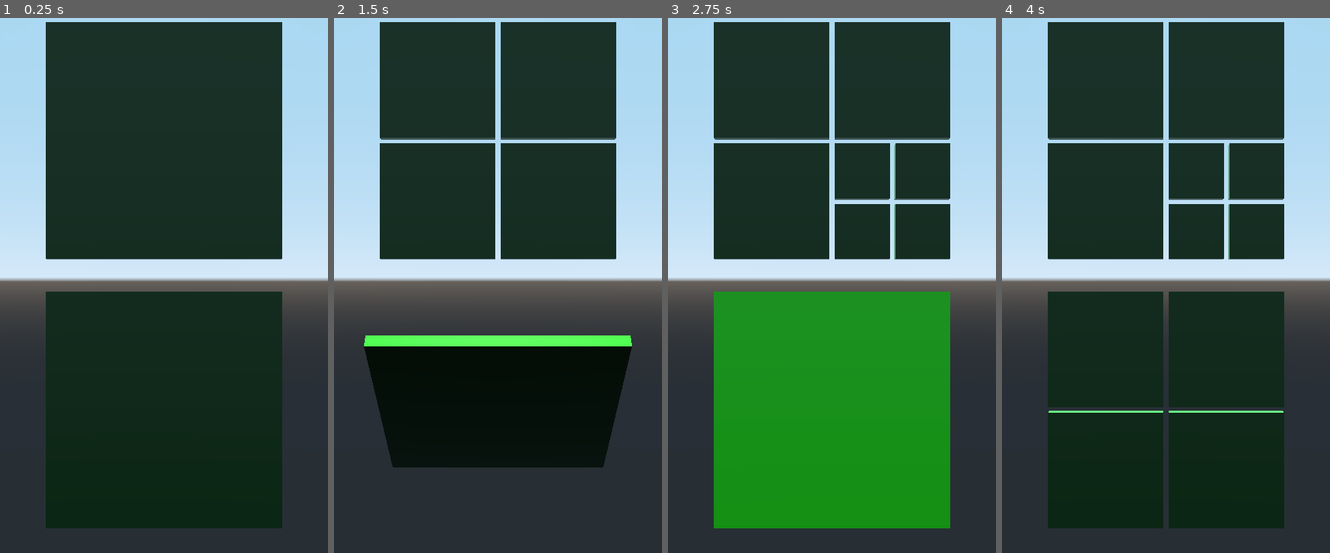
Above: before the commit, frames 1-4 (left to right).
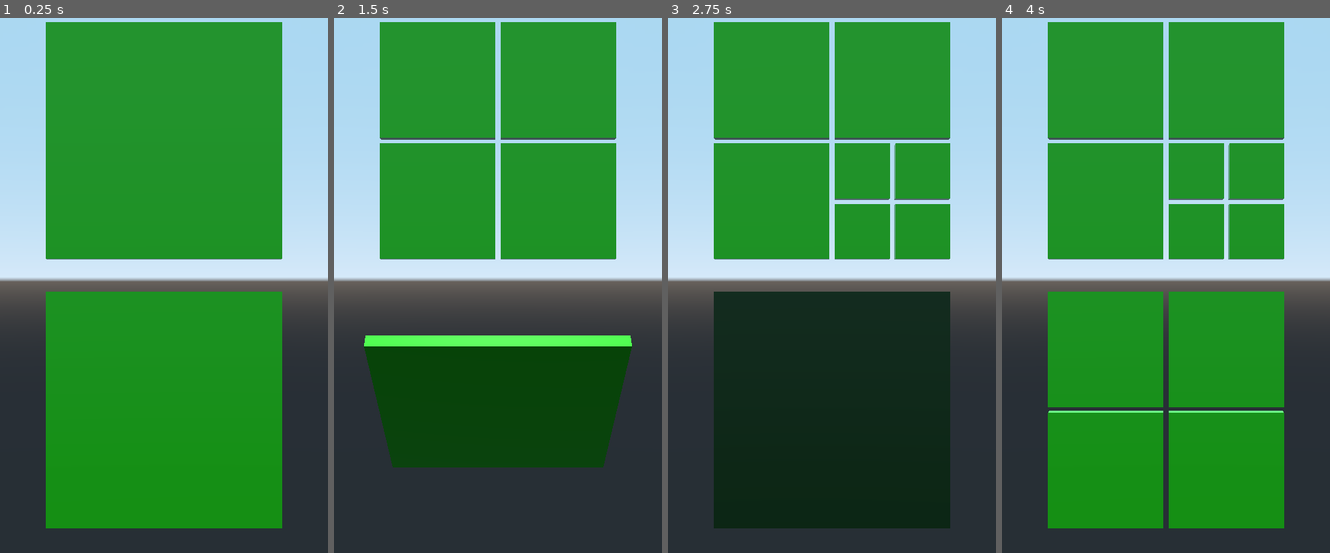
Above: after the commit, the same moments.

Repository: bentles/Tetra
Game: Godot game, scene res://Game.tscn
The game is run twice, just before and just after one commit, with the same random seed, the same clock (stepped at 60 frames per second) and the same inputs.
Inputs (mouse positions are in pixels of both pictures, inside the frame that each line leads up to):
- Up to frame 1 (0.25 s): no input
- Up to frame 2 (1.5 s): tap Enter at 0.5 s; move the mouse to (570, 253) at 0.52 s; click (570, 253) at 0.67 s; tap Space at 1.25 s; drag from (432, 306) to (481, 387) at 1.27 s
- Up to frame 3 (2.75 s): tap Enter at 2 s; move the mouse to (864, 157) at 2.02 s; click (864, 157) at 2.17 s
- Up to frame 4 (4 s): tap Space at 2.75 s; drag from (1149, 387) to (1067, 199) at 2.77 s; tap Enter at 3.5 s; move the mouse to (1264, 360) at 3.52 s; click (1264, 360) at 3.67 s

The runs differ from the first frame. In frame 1, 64% of the frame differs, in the area x 13-87%, y 0-96%; in frame 2, 47%; in frame 3, 62%; in frame 4, 60%.

Commit message:
rotation now global. local rotation was doing my head in... flipped + flipped = unflipped?

Diff:
--- a/Tetra/Tetra.gd
+++ b/Tetra/Tetra.gd
@@ -6,6 +6,9 @@
 var children: Array
 var to_middle: Vector2
 var depth = 0
+
+onready var flip_animation: AnimationPlayer = $FlipAnimation
+onready var merge_animation: AnimationPlayer = $MergeAnimation
 
 const gap = 0.06
 var scale_revert = 1
@@ -43,14 +46,18 @@
 
 	flipping = true
 	if (drag < 0):
-		$AnimationPlayer.play_backwards("flip" if flipped else "flip2")
+		flip_animation.play_backwards("flip" if flipped else "flip2")
 	else:
-		$AnimationPlayer.play("flip2" if flipped else "flip")
+		flip_animation.play("flip2" if flipped else "flip")
 	flipped = !flipped
 
-func instant_flip():
-	$AnimationPlayer.play("flip", -1, 20)
+func set_flipped():
+	flip_animation.play("flipped")
 	flipped = true
+
+func set_unflipped():
+	flip_animation.play("unflipped")
+	flipped = false
 
 func split():
 	_merge_stop()
@@ -61,6 +68,8 @@
 	$TetraBody.hide()
 	for child in children:
 		add_child(child)
+		if flipped:
+			child.set_flipped()
 
 func merge_parent():
 	_merge_stop(true)
@@ -72,19 +81,21 @@
 	$TetraBody.show()
 	delete_children()
 	create_children()
-	if (is_flipped != flipped):
-		instant_flip()
+	if is_flipped:
+		set_flipped()
+	else:
+		set_unflipped()
 
-func merge_animation_start():
-	$MergeAnimation.play("merge")
+func merge_animation_start(child_flipped: bool):
+	merge_animation.play("merge_flipped" if child_flipped else "merge")
 
-func merge_animation_rewind():
-	if $MergeAnimation.is_playing():
-		$MergeAnimation.stop(false)
-		$MergeAnimation.play_backwards("merge")
+func merge_animation_rewind(child_flipped: bool):
+	if merge_animation.is_playing() || merge_animation:
+		merge_animation.stop(false)
+		merge_animation.play_backwards("merge_flipped" if child_flipped else "merge")
 
 func merge_animation_stop():
-	$MergeAnimation.play("RESET")
+	merge_animation.play("RESET")
 
 # Called every frame. 'delta' is the elapsed time since the previous frame.
 func _process(delta):
@@ -111,7 +122,7 @@
 func _merge_start():
 	$LongPressTimer.start()
 	if depth > 0:
-		get_parent().merge_animation_start()
+		get_parent().merge_animation_start(flipped)
 		pass
 
 func _merge_stop(fast = false):
@@ -119,7 +130,7 @@
 		if fast:
 			get_parent().merge_animation_stop()
 		else:
-			get_parent().merge_animation_rewind()
+			get_parent().merge_animation_rewind(flipped)
 
 func _on_AnimationPlayer_animation_finished(anim_name):
 	if (anim_name == "flip" || anim_name == "flip2"):
@@ -131,6 +142,5 @@
 	if depth > 0:
 		pass
 
-
 func _on_TetraBody_mouse_exited():
 	_merge_stop()
--- a/Tetra/Tetra.tscn
+++ b/Tetra/Tetra.tscn
@@ -1,14 +1,14 @@
-[gd_scene load_steps=9 format=2]
+[gd_scene load_steps=12 format=2]
 
 [ext_resource path="res://Tetra/Tetra.gd" type="Script" id=1]
 [ext_resource path="res://Tetra/tetra.glb" type="PackedScene" id=2]
 
 [sub_resource type="BoxShape" id=4]
 
-[sub_resource type="Animation" id=2]
-length = 0.001
-tracks/0/type = "value"
-tracks/0/path = NodePath("..:rotation_degrees")
+[sub_resource type="Animation" id=13]
+length = 0.001
+tracks/0/type = "value"
+tracks/0/path = NodePath(".:rotation_degrees")
 tracks/0/interp = 1
 tracks/0/loop_wrap = true
 tracks/0/imported = false
@@ -24,7 +24,7 @@
 resource_name = "flip"
 length = 0.3
 tracks/0/type = "value"
-tracks/0/path = NodePath("..:rotation_degrees")
+tracks/0/path = NodePath(".:rotation_degrees")
 tracks/0/interp = 1
 tracks/0/loop_wrap = true
 tracks/0/imported = false
@@ -40,7 +40,7 @@
 resource_name = "flip2"
 length = 0.3
 tracks/0/type = "value"
-tracks/0/path = NodePath("..:rotation_degrees")
+tracks/0/path = NodePath(".:rotation_degrees")
 tracks/0/interp = 1
 tracks/0/loop_wrap = true
 tracks/0/imported = false
@@ -50,6 +50,38 @@
 "transitions": PoolRealArray( 1, 1 ),
 "update": 0,
 "values": [ Vector3( 180, 0, 0 ), Vector3( 0, 0, 0 ) ]
+}
+
+[sub_resource type="Animation" id=12]
+resource_name = "flipped"
+length = 0.001
+tracks/0/type = "value"
+tracks/0/path = NodePath(".:rotation_degrees")
+tracks/0/interp = 1
+tracks/0/loop_wrap = true
+tracks/0/imported = false
+tracks/0/enabled = true
+tracks/0/keys = {
+"times": PoolRealArray( 0 ),
+"transitions": PoolRealArray( 1 ),
+"update": 0,
+"values": [ Vector3( -180, 0, 0 ) ]
+}
+
+[sub_resource type="Animation" id=2]
+resource_name = "unflipped"
+length = 0.001
+tracks/0/type = "value"
+tracks/0/path = NodePath(".:rotation_degrees")
+tracks/0/interp = 1
+tracks/0/loop_wrap = true
+tracks/0/imported = false
+tracks/0/enabled = true
+tracks/0/keys = {
+"times": PoolRealArray( 0 ),
+"transitions": PoolRealArray( 1 ),
+"update": 0,
+"values": [ Vector3( 0, 0, 0 ) ]
 }
 
 [sub_resource type="Animation" id=6]
@@ -77,6 +109,18 @@
 "transitions": PoolRealArray( 1 ),
 "update": 1,
 "values": [ false ]
+}
+tracks/2/type = "value"
+tracks/2/path = NodePath("../MergeMesh:rotation_degrees")
+tracks/2/interp = 1
+tracks/2/loop_wrap = true
+tracks/2/imported = false
+tracks/2/enabled = true
+tracks/2/keys = {
+"times": PoolRealArray( 0 ),
+"transitions": PoolRealArray( 1 ),
+"update": 0,
+"values": [ Vector3( 180, 0, 0 ) ]
 }
 
 [sub_resource type="Animation" id=9]
@@ -106,6 +150,58 @@
 "update": 1,
 "values": [ false, true ]
 }
+tracks/2/type = "value"
+tracks/2/path = NodePath("../MergeMesh:rotation_degrees")
+tracks/2/interp = 1
+tracks/2/loop_wrap = true
+tracks/2/imported = false
+tracks/2/enabled = true
+tracks/2/keys = {
+"times": PoolRealArray( 0, 0.4 ),
+"transitions": PoolRealArray( 1, 1 ),
+"update": 0,
+"values": [ Vector3( 180, 0, 0 ), Vector3( 180, 0, 0 ) ]
+}
+
+[sub_resource type="Animation" id=14]
+resource_name = "merge_flipped"
+length = 0.4
+tracks/0/type = "value"
+tracks/0/path = NodePath("../MergeMesh:scale")
+tracks/0/interp = 1
+tracks/0/loop_wrap = true
+tracks/0/imported = false
+tracks/0/enabled = true
+tracks/0/keys = {
+"times": PoolRealArray( 0.1, 0.3, 0.4 ),
+"transitions": PoolRealArray( 1, 1, 1 ),
+"update": 0,
+"values": [ Vector3( 0, 0, 0.125 ), Vector3( 0.5, 0.5, 0.125 ), Vector3( 0.55, 0.55, 0.125 ) ]
+}
+tracks/1/type = "value"
+tracks/1/path = NodePath("../MergeMesh:visible")
+tracks/1/interp = 1
+tracks/1/loop_wrap = true
+tracks/1/imported = false
+tracks/1/enabled = true
+tracks/1/keys = {
+"times": PoolRealArray( 0, 0.1 ),
+"transitions": PoolRealArray( 1, 1 ),
+"update": 1,
+"values": [ false, true ]
+}
+tracks/2/type = "value"
+tracks/2/path = NodePath("../MergeMesh:rotation_degrees")
+tracks/2/interp = 1
+tracks/2/loop_wrap = true
+tracks/2/imported = false
+tracks/2/enabled = true
+tracks/2/keys = {
+"times": PoolRealArray( 0, 0.4 ),
+"transitions": PoolRealArray( 1, 1 ),
+"update": 0,
+"values": [ Vector3( 0, 0, 0 ), Vector3( 0, 0, 0 ) ]
+}
 
 [node name="Tetra" type="Spatial"]
 script = ExtResource( 1 )
@@ -115,22 +211,25 @@
 input_capture_on_drag = true
 
 [node name="Mesh" parent="TetraBody" instance=ExtResource( 2 )]
-transform = Transform( 0.5, 0, 0, 0, 0.5, 0, 0, 0, 0.5, 0, 0, 0 )
+transform = Transform( 0.5, 0, 0, 0, -0.5, 4.37114e-08, 0, -4.37114e-08, -0.5, 0, 0, 0 )
 
 [node name="CollisionShape" type="CollisionShape" parent="TetraBody"]
 transform = Transform( 5, 0, 0, 0, 5, 0, 0, 0, 0.5, 0, 0, 0 )
 shape = SubResource( 4 )
 
-[node name="AnimationPlayer" type="AnimationPlayer" parent="."]
+[node name="FlipAnimation" type="AnimationPlayer" parent="."]
 root_node = NodePath("../TetraBody")
-anims/RESET = SubResource( 2 )
+anims/RESET = SubResource( 13 )
 anims/flip = SubResource( 1 )
 anims/flip2 = SubResource( 3 )
+anims/flipped = SubResource( 12 )
+anims/unflipped = SubResource( 2 )
 
 [node name="MergeAnimation" type="AnimationPlayer" parent="."]
 root_node = NodePath("../TetraBody")
 anims/RESET = SubResource( 6 )
 anims/merge = SubResource( 9 )
+anims/merge_flipped = SubResource( 14 )
 
 [node name="LongPressTimer" type="Timer" parent="."]
 wait_time = 0.3
@@ -139,11 +238,11 @@
 [node name="Tween" type="Tween" parent="."]
 
 [node name="MergeMesh" parent="." instance=ExtResource( 2 )]
-transform = Transform( 0, 0, 0, 0, 0, 0, 0, 0, 0.125, 0, 0, 0 )
+transform = Transform( 0, 0, 0, 0, 0, 1.09278e-08, 0, 0, -0.125, 0, 0, 0 )
 visible = false
 
 [connection signal="input_event" from="TetraBody" to="." method="_on_TetraBody_input_event"]
 [connection signal="mouse_exited" from="TetraBody" to="." method="_on_TetraBody_mouse_exited"]
-[connection signal="animation_finished" from="AnimationPlayer" to="." method="_on_AnimationPlayer_animation_finished"]
+[connection signal="animation_finished" from="FlipAnimation" to="." method="_on_AnimationPlayer_animation_finished"]
 [connection signal="animation_finished" from="MergeAnimation" to="." method="_on_AnimationPlayer_animation_finished"]
 [connection signal="timeout" from="LongPressTimer" to="." method="_on_LongPressTimer_timeout"]
